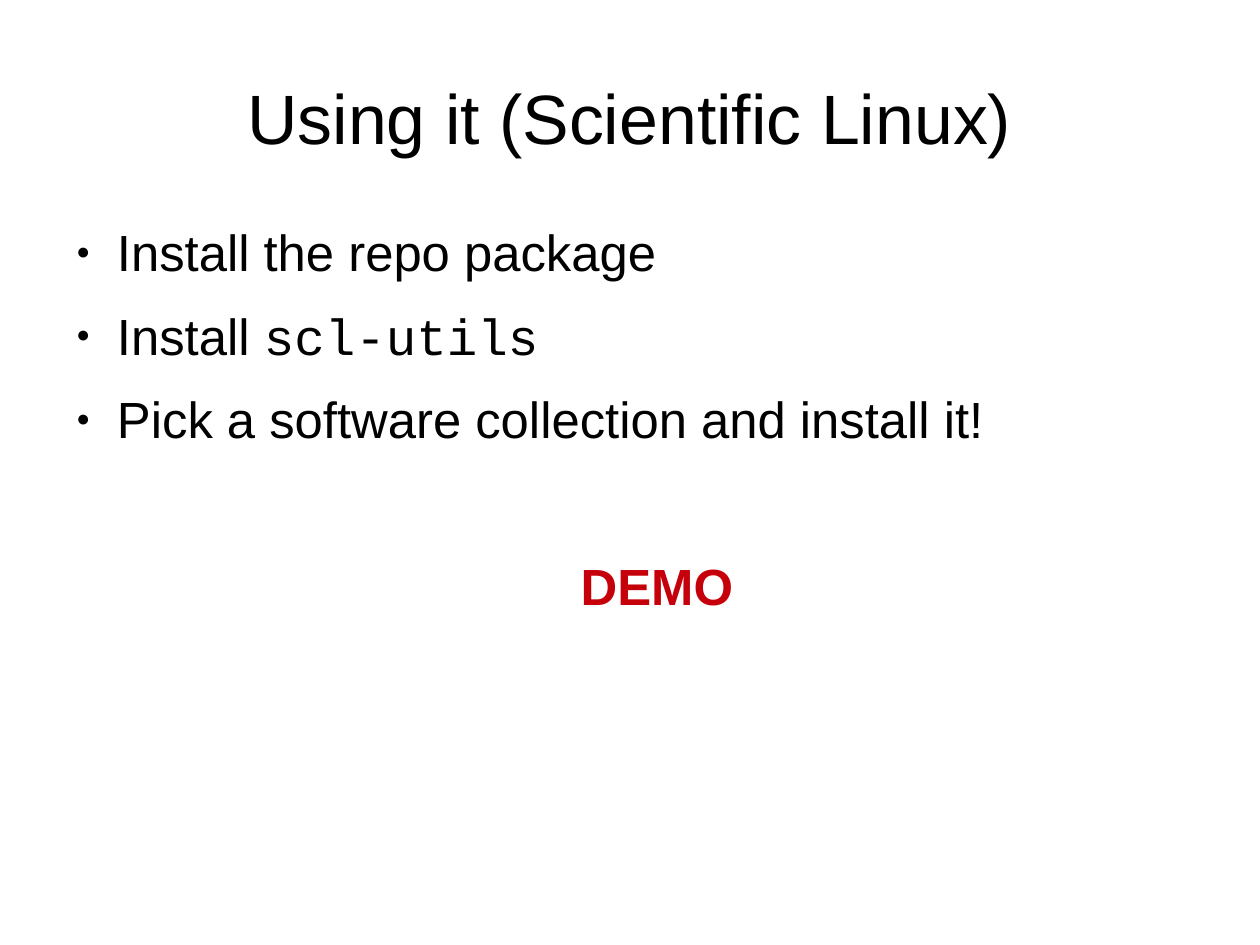
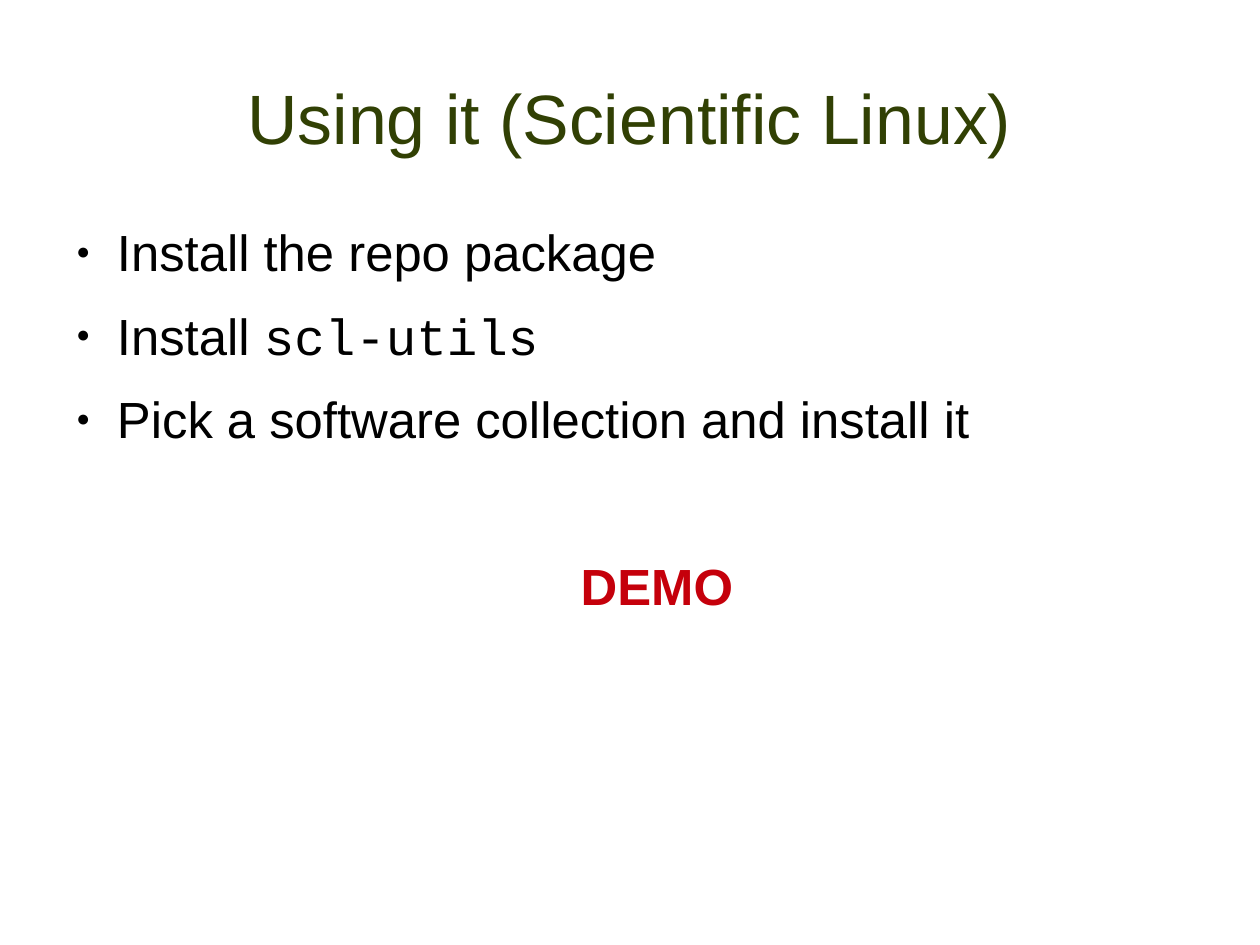
Before and after one commit to misterbonnie/presentations, a slide deck: slide 17 of lugdec14.odp (slide 14 before the commit). Drawn at 1260x945 pixels with LibreOffice and Linux fonts; fonts in the diff are those of the drawing; background and template pictures are left out. Boxes give left, top, right and bottom in pixels: in the first picture for what was removed or moved away, otherwise in the second. Text is boxed around its words. In the diff, an @@ line names an element or a change of style, - is before the commit and + after.

```diff
--- a/lugdec14.odp
+++ b/lugdec14.odp
@@ title "Using it (Scientific Linux)" at (x1=247, y1=93, x2=1011, y2=157): text colour #000000 to #314004 @@
@@ text at (x1=117, y1=401, x2=969, y2=439): text changed @@
-● Pick a software collection and install it!
+● Pick a software collection and install it
```
Also in this commit, not shown: 17 other slides changed, 8 slides added, 1 other file.
